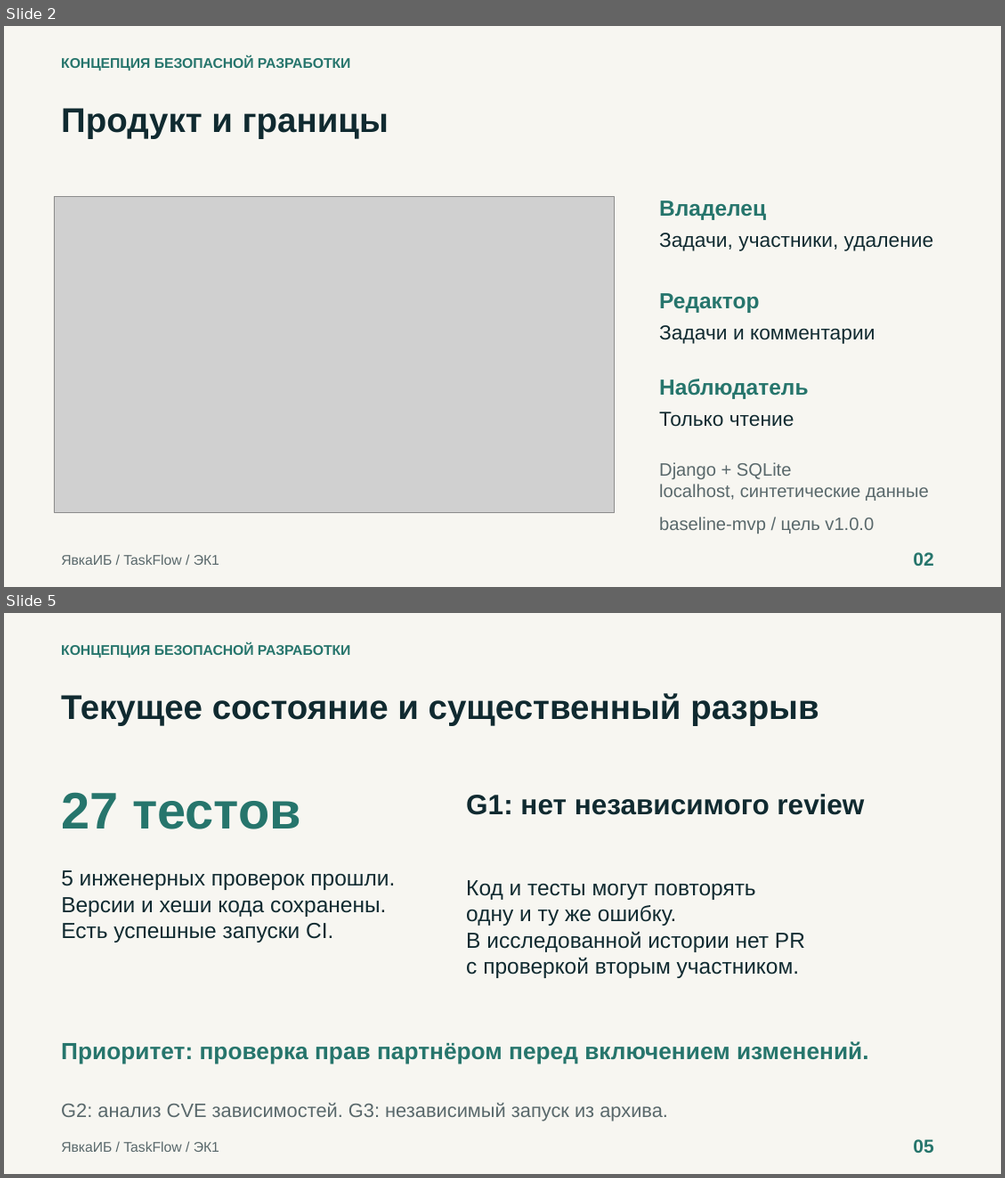
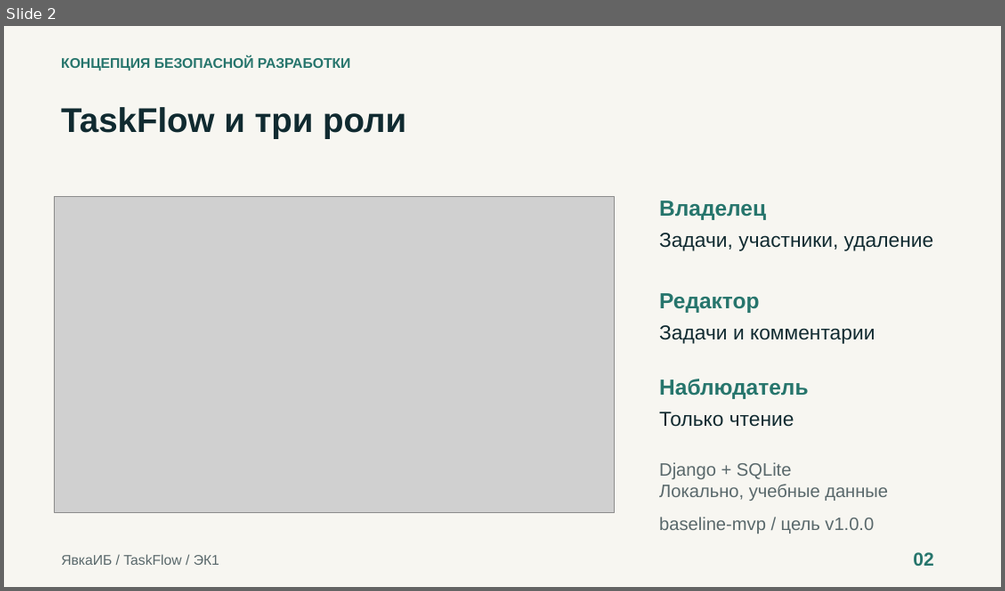
Before and after one commit to rbeketov/rbpo-yavkaib, a slide deck: presentation/taskflow-ek1.pptx. Shown one above the other, each under a label of ours: slides 2 and 5 before the commit, slide 2 after it; the slides between them are not shown. The pictures are 1005x1178 and 1005x591 pixels, drawn with LibreOffice and Linux fonts; fonts in the diff are those of the drawing; grey boxes stand for pictures. Boxes give left, top, right and bottom in pixels: in the first picture for what was removed or moved away, otherwise in the second. Text is boxed around its words. In the diff, an @@ line names an element or a change of style, - is before the commit and + after.

```diff
--- a/presentation/taskflow-ek1.pptx
+++ b/presentation/taskflow-ek1.pptx
@@ slide 5 removed at bbox=[4, 613, 1001, 1174], background #F7F6F1 @@
@@ text removed at bbox=[61, 644, 351, 657] @@
-КОНЦЕПЦИЯ БЕЗОПАСНОЙ РАЗРАБОТКИ
@@ text removed at bbox=[61, 693, 818, 726] @@
-Текущее состояние и существенный разрыв
@@ text removed at bbox=[61, 792, 301, 829] @@
-27 тестов
@@ text removed at bbox=[466, 794, 864, 815] @@
-G1: нет независимого review
@@ text removed at bbox=[61, 870, 395, 942] @@
-5 инженерных проверок прошли.
-Версии и хеши кода сохранены.
-Есть успешные запуски CI.
@@ text removed at bbox=[466, 880, 805, 978] @@
-Код и тесты могут повторять
-одну и ту же ошибку.
-В исследованной истории нет PR
-с проверкой вторым участником.
@@ text removed at bbox=[61, 1041, 869, 1064] @@
-Приоритет: проверка прав партнёром перед включением изменений.
@@ text removed at bbox=[61, 1103, 668, 1121] @@
-G2: анализ CVE зависимостей. G3: независимый запуск из архива.
@@ text removed at bbox=[61, 1141, 219, 1151] @@
-ЯвкаИБ / TaskFlow / ЭК1
@@ text removed at bbox=[913, 1139, 933, 1152] @@
-05
@@ slide 2 changed as well @@
@@ text at bbox=[61, 107, 406, 139]: text changed @@
-Продукт и границы
+TaskFlow и три роли
@@ text at bbox=[659, 483, 888, 500]: text changed @@
-localhost, синтетические данные
+Локально, учебные данные
```
Also in this commit, not shown: 4 other slides changed, 4 slides added, 3 other slides removed, 4 other files.
